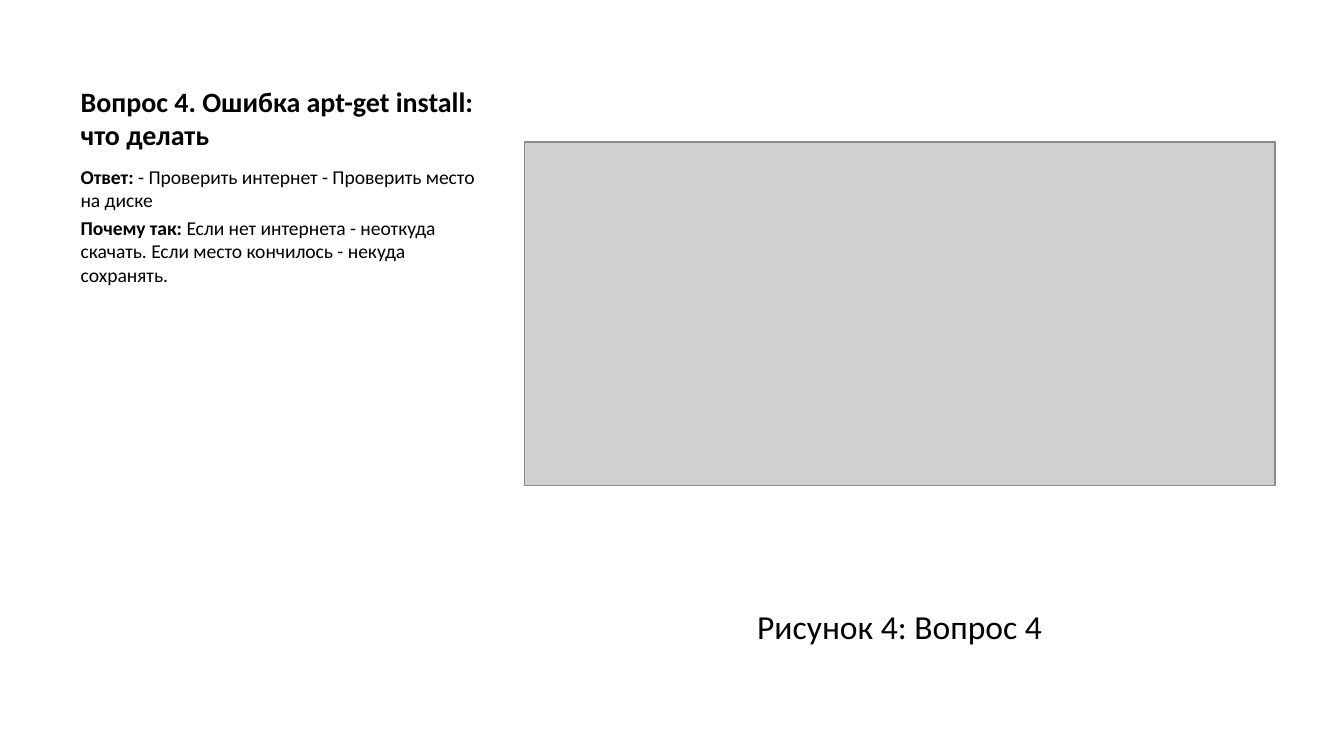
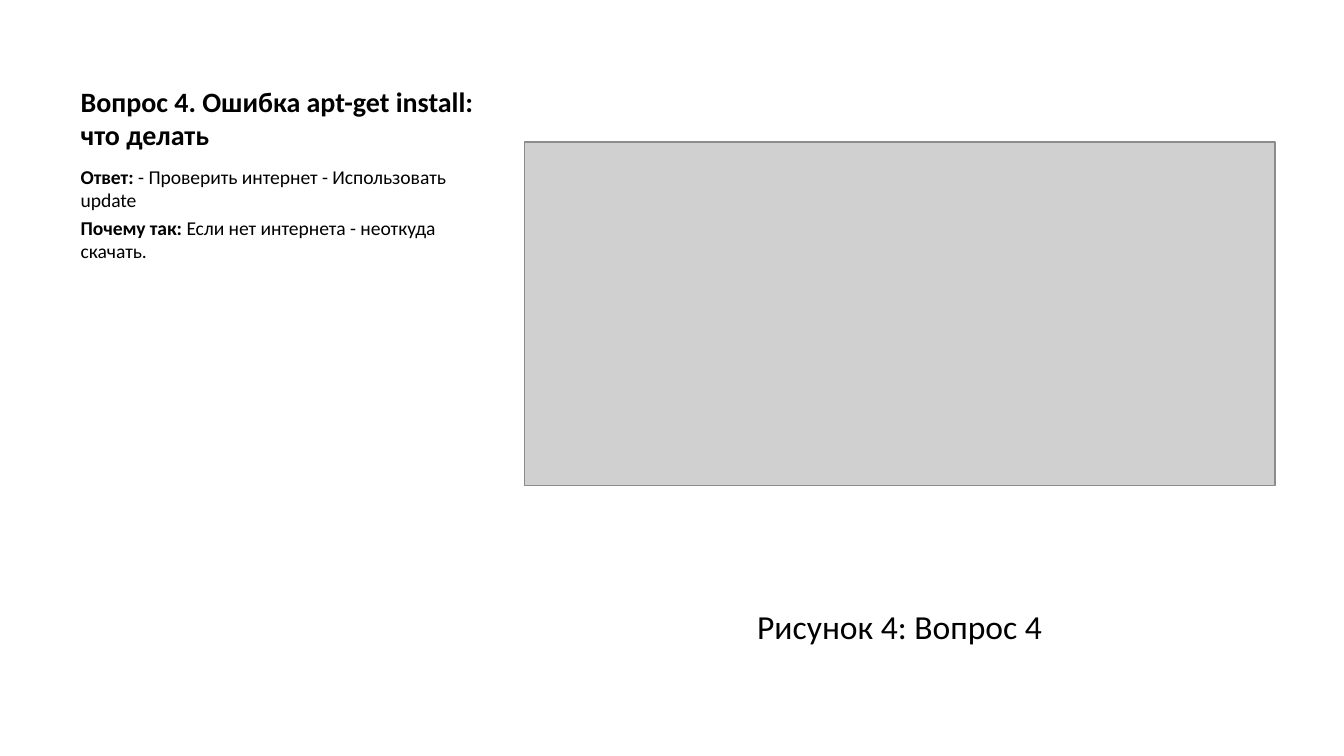
Before and after one commit to asivanova1/stepik-linux-course, a slide deck: slide 8 of stepik/razdel/02/presentation/output/presentation_stepik_2.pptx. Drawn at 1344x756 pixels with LibreOffice and Linux fonts; fonts in the diff are those of the drawing; grey boxes stand for pictures. Boxes give left, top, right and bottom in pixels: in the first picture for what was removed or moved away, otherwise in the second. Text is boxed around its words. In the diff, an @@ line names an element or a change of style, - is before the commit and + after.

```diff
--- a/stepik/razdel/02/presentation/output/presentation_stepik_2.pptx
+++ b/stepik/razdel/02/presentation/output/presentation_stepik_2.pptx
@@ text at [81, 171, 446, 258]: text changed @@
-Ответ: - Проверить интернет - Проверить место на диске
-Почему так: Если нет интернета - неоткуда скачать. Если место кончилось - некуда сохранять.
+Ответ: - Проверить интернет - Использовать update
+Почему так: Если нет интернета - неоткуда скачать.
```
Also in this commit, not shown: 3 other slides changed, 21 other files.
